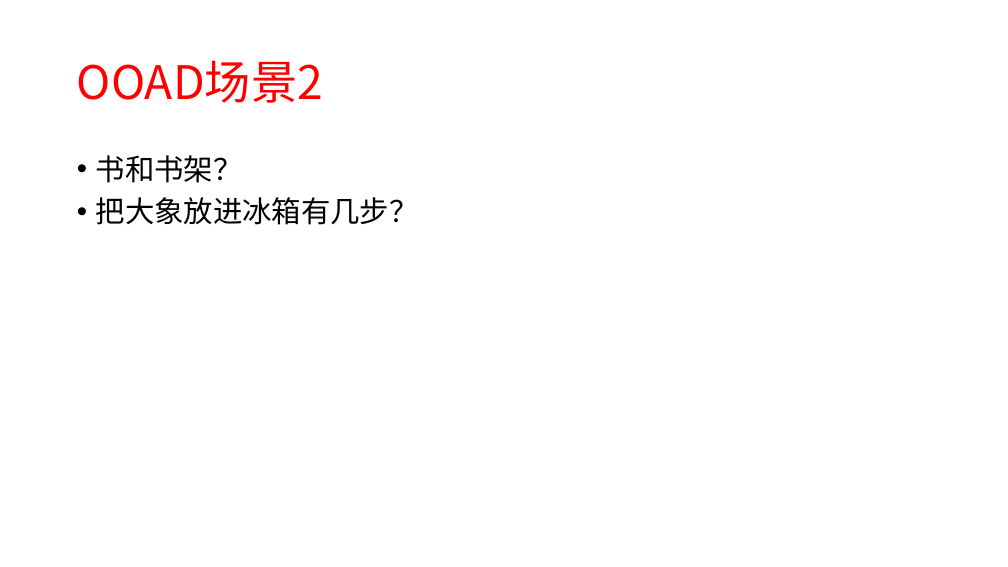
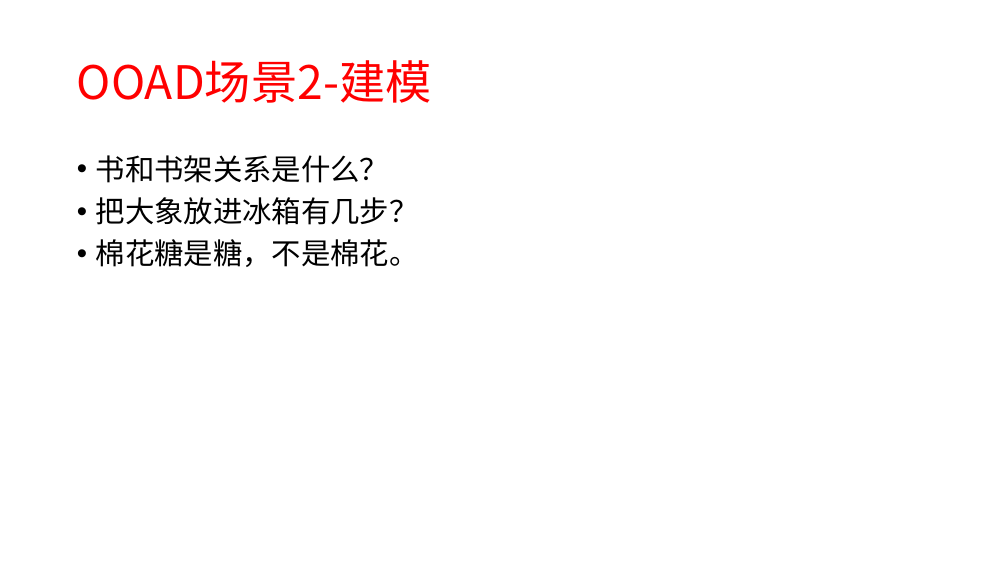
Before and after one commit to xiaozhiliaoo/my-slides, a slide deck: slide 15 of prepare/从crud, pattern, ooad到ddd-软件设计进阶之路.pptx (slide 13 before the commit). Drawn at 1008x567 pixels with LibreOffice and Linux fonts; fonts in the diff are those of the drawing. Boxes give left, top, right and bottom in pixels: in the first picture for what was removed or moved away, otherwise in the second. Text is boxed around its words. In the diff, an @@ line names an element or a change of style, - is before the commit and + after.

```diff
--- a/prepare/从crud, pattern, ooad到ddd-软件设计进阶之路.pptx
+++ b/prepare/从crud, pattern, ooad到ddd-软件设计进阶之路.pptx
@@ title at [77,60,432,103]: text changed @@
-OOAD场景2
+OOAD场景2-建模
@@ text at [96,155,390,183]: text changed @@
-• 书和书架？
+• 书和书架关系是什么？
@@ text at [96,239,419,267]: paragraph added @@
+• 棉花糖是糖，不是棉花。
```
Also in this commit, not shown: 18 other slides changed, 5 slides added, 2 slides removed.
